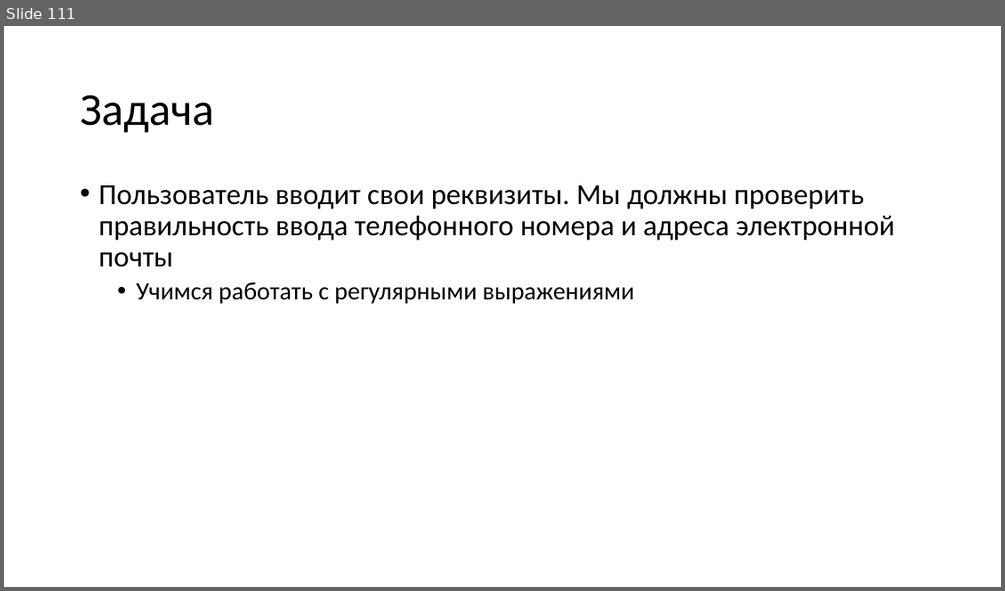
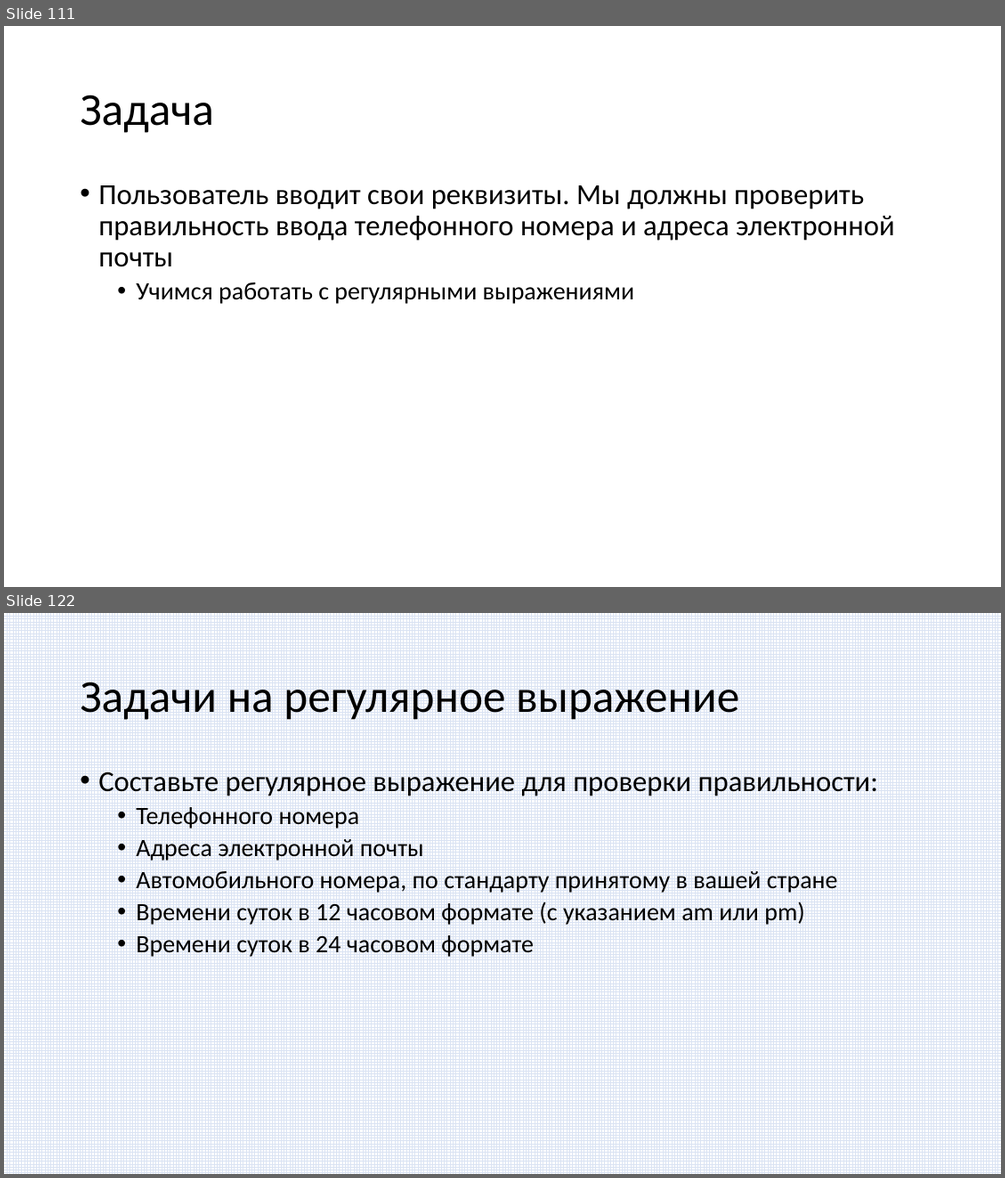
Before and after one commit to paveltsytovich/telegram-course, a slide deck: Presentation/Разработка ботов для телеграмм на Python.pptx. Shown one above the other, each under a label of ours: slide 111 before the commit, slides 111 and 122 after it; the slides between them are not shown. The pictures are 1005x591 and 1005x1178 pixels, drawn with LibreOffice and Linux fonts; fonts in the diff are those of the drawing. Boxes give left, top, right and bottom in pixels: in the first picture for what was removed or moved away, otherwise in the second. Text is boxed around its words. In the diff, an @@ line names an element or a change of style, - is before the commit and + after.

```diff
--- a/Presentation/Разработка ботов для телеграмм на Python.pptx
+++ b/Presentation/Разработка ботов для телеграмм на Python.pptx
@@ slide 122 added at [4,613,1001,1174], background #FFFFFF @@
@@ rectangle added at [4,613,1001,1174], fill pattern #DAE3F3 on #FFFFFF @@
@@ title added at [80,682,739,720], 44 pt, text #000000 @@
+Задачи на регулярное выражение
@@ text added at [98,772,878,957], 24 pt, text #000000 @@
+• Составьте регулярное выражение для проверки правильности:
+  • Телефонного номера
+  • Адреса электронной почты
+  • Автомобильного номера, по стандарту принятому в вашей стране
+  • Времени суток в 12 часовом формате (с указанием am или pm)
+  • Времени суток в 24 часовом формате
```
Also in this commit, not shown: 11 other slides added, 1 other file.
